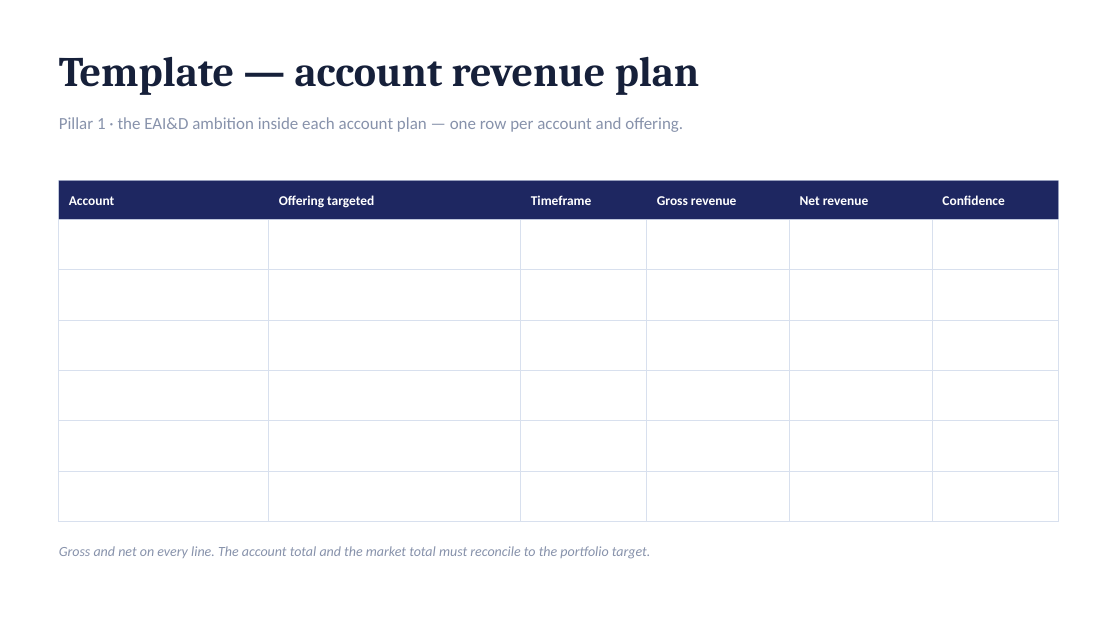
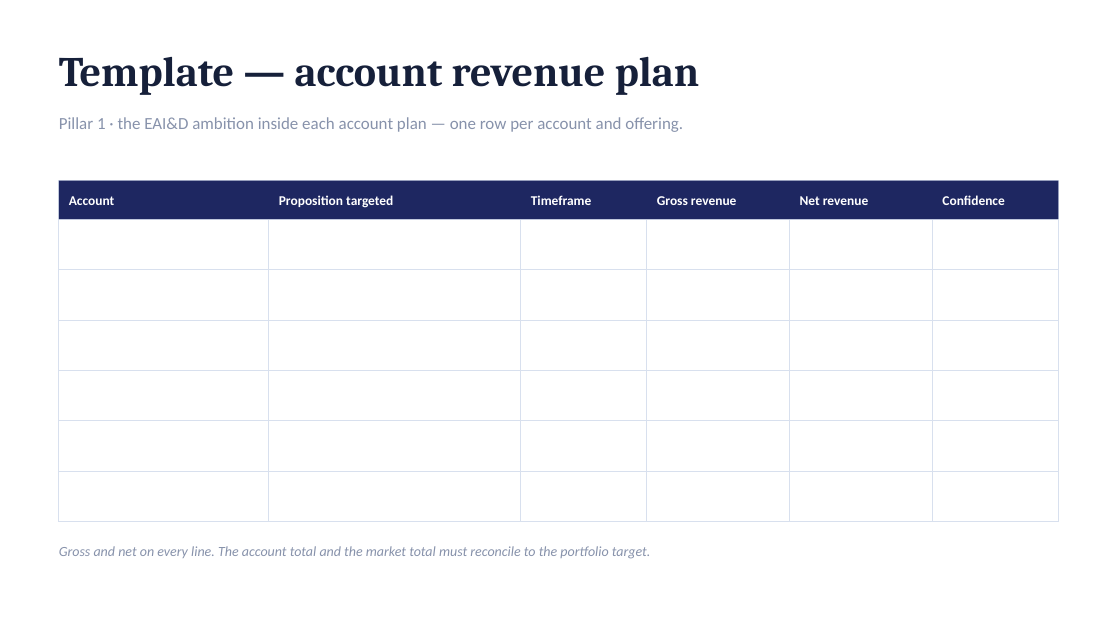
Before and after one commit to dhajjar-cyber/bae, a slide deck: slide 33 of FSI strategy/EAI&D-FSI-Strategy-Development-Plan.pptx (slide 31 before the commit). Drawn at 1120x630 pixels with LibreOffice and Linux fonts; fonts in the diff are those of the drawing. Boxes give left, top, right and bottom in pixels: in the first picture for what was removed or moved away, otherwise in the second. Text is boxed around its words. In the diff, an @@ line names an element or a change of style, - is before the commit and + after.

```diff
--- a/FSI strategy/EAI&D-FSI-Strategy-Development-Plan.pptx
+++ b/FSI strategy/EAI&D-FSI-Strategy-Development-Plan.pptx
@@ table at [59, 181, 1059, 265] @@
-row 1, column 2: Offering targeted
+row 1, column 2: Proposition targeted
@@ text at [277, 195, 396, 208]: text changed @@
-Offering targeted
+Proposition targeted
```
Also in this commit, not shown: 12 other slides changed, 2 slides added, 3 other files.
